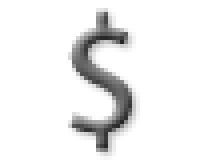
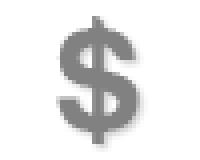
Revision of a layered (200, 160) image; what changed, layer by layer:
painted on "$" over left=56, top=8, right=140, bottom=152
